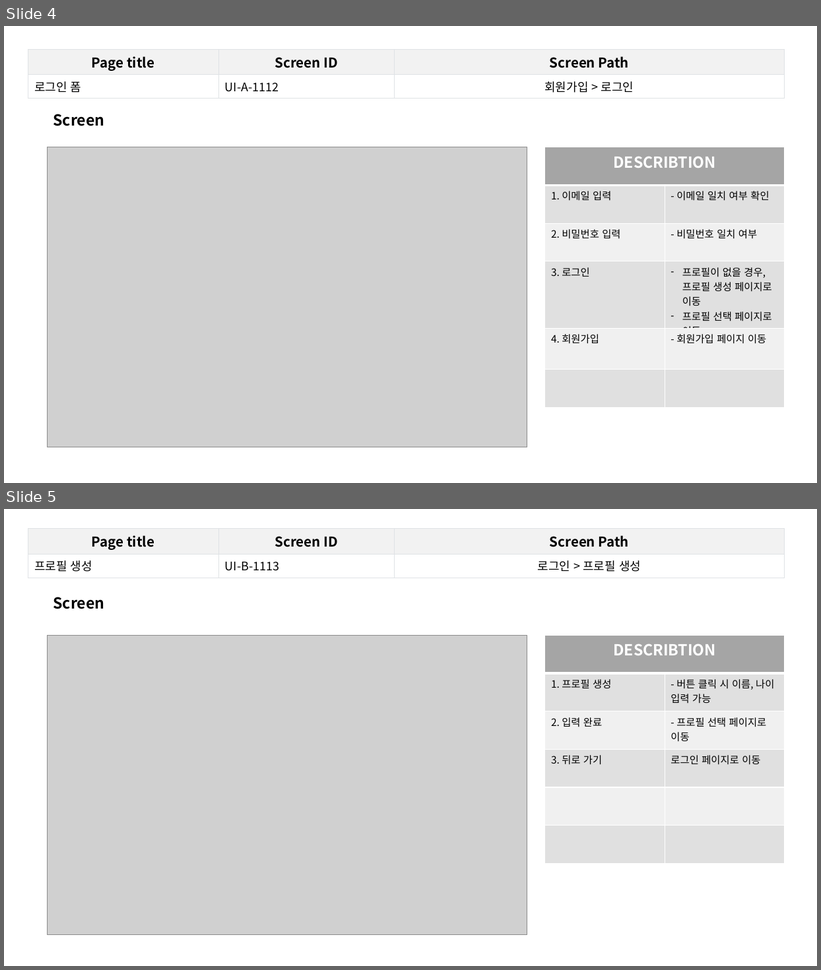
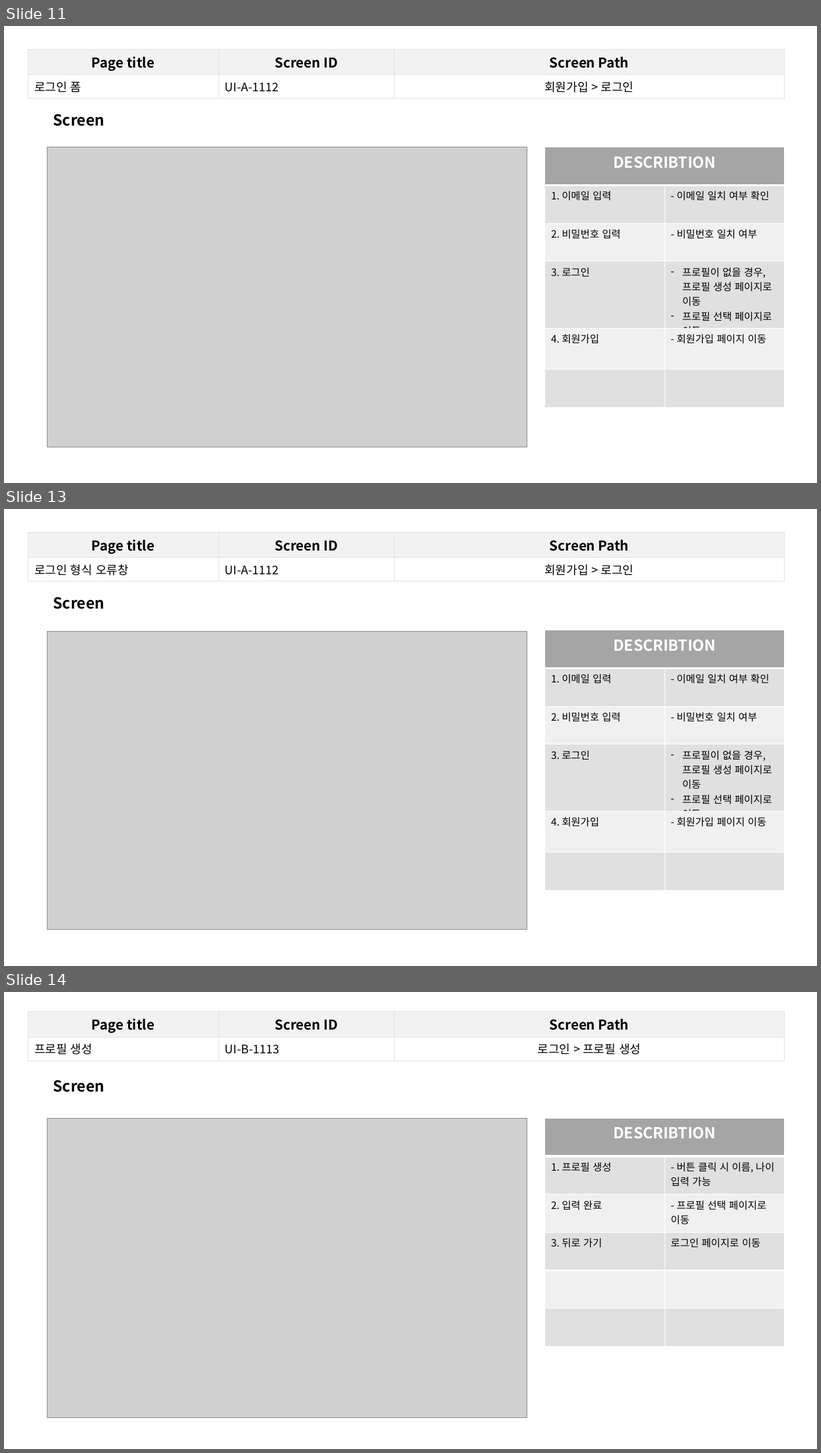
Before and after one commit to jes5918/dinory, a slide deck: 산출물/화면 정의서.pptx. Shown one above the other, each under a label of ours: slides 4 and 5 before the commit, slides 11, 13 and 14 after it; the slides between them are not shown. The pictures are 821x970 and 821x1453 pixels, drawn with LibreOffice and Linux fonts; fonts in the diff are those of the drawing; grey boxes stand for pictures. Boxes give left, top, right and bottom in pixels: in the first picture for what was removed or moved away, otherwise in the second. Text is boxed around its words. In the diff, an @@ line names an element or a change of style, - is before the commit and + after.

```diff
--- a/산출물/화면 정의서.pptx
+++ b/산출물/화면 정의서.pptx
@@ slide 13 added at box(4, 509, 817, 966), background #FFFFFF @@
@@ table added at box(28, 532, 784, 578), 2 rows, 3 columns @@
+Page title | Screen ID | Screen Path
+로그인 형식 오류창 | UI-A-1112 | 회원가입 > 로그인
@@ text added at box(54, 597, 105, 609), 18 pt, text #000000, bold @@
+Screen
@@ picture added at box(48, 632, 527, 930) @@
@@ table added at box(545, 630, 784, 891), 6 rows, 2 columns @@
+DESCRIBTION | 
+1. 이메일 입력 | - 이메일 일치 여부 확인
+2. 비밀번호 입력 | - 비밀번호 일치 여부
+3. 로그인 | 프로필이 없을 경우, 프로필 생성 페이지로 이동 / 프로필 선택 페이지로 이동
+4. 회원가입 | - 회원가입 페이지 이동
+ | 
@@ what was slide 4 is now slide 11 @@
@@ what was slide 5 is now slide 14 @@
```
Also in this commit, not shown: 5 slides changed, 10 other slides added, 5 other files.
